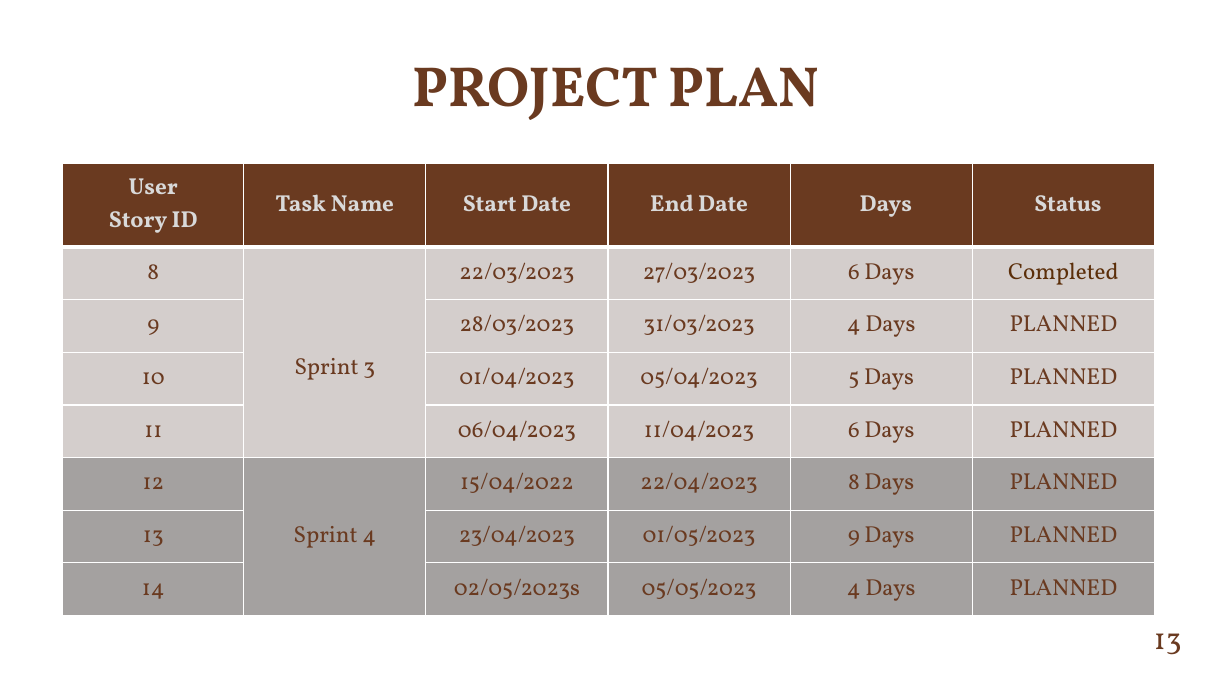
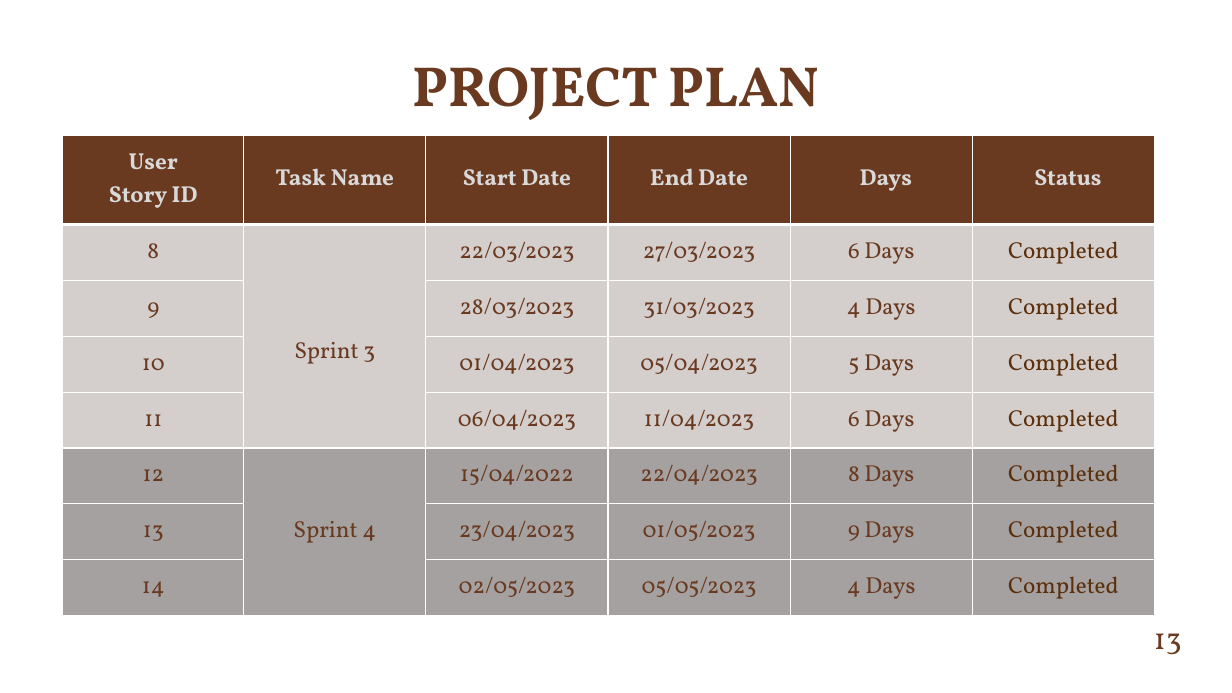
Before and after one commit to NihalNazer/MainProject, a slide deck: slide 13 of ATTENTION MECHANISM-BASED CROWD COUNTING WITH CNN.pptx. Drawn at 1232x693 pixels with LibreOffice and Linux fonts; fonts in the diff are those of the drawing; background and template pictures are left out. Boxes give left, top, right and bottom in pixels: in the first picture for what was removed or moved away, otherwise in the second. Text is boxed around its words. In the diff, an @@ line names an element or a change of style, - is before the commit and + after.

```diff
--- a/ATTENTION MECHANISM-BASED CROWD COUNTING WITH CNN.pptx
+++ b/ATTENTION MECHANISM-BASED CROWD COUNTING WITH CNN.pptx
@@ table at box(63, 136, 1154, 616) @@
-row 3, column 6: PLANNED
+row 3, column 6: Completed
-row 4, column 6: PLANNED
+row 4, column 6: Completed
-row 5, column 6: PLANNED
+row 5, column 6: Completed
-row 6, column 6: PLANNED
+row 6, column 6: Completed
-row 7, column 6: PLANNED
+row 7, column 6: Completed
-row 8, column 3: 02/05/2023s
+row 8, column 3: 02/05/2023
-row 8, column 6: PLANNED
+row 8, column 6: Completed
@@ table: place and size @@
-table at box(63, 164, 1154, 616)
+table at box(63, 136, 1154, 616)
```
Also in this commit, not shown: 1 other slide changed, 6 other files.
